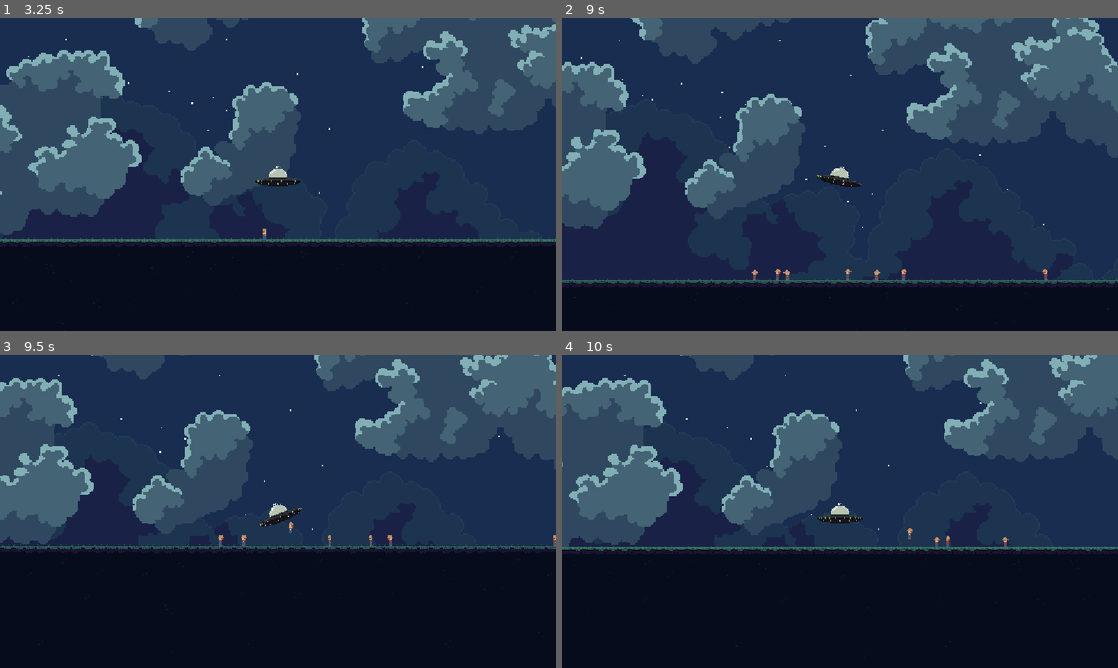
Above: before the commit, frames 1-4 (two rows, left to right).
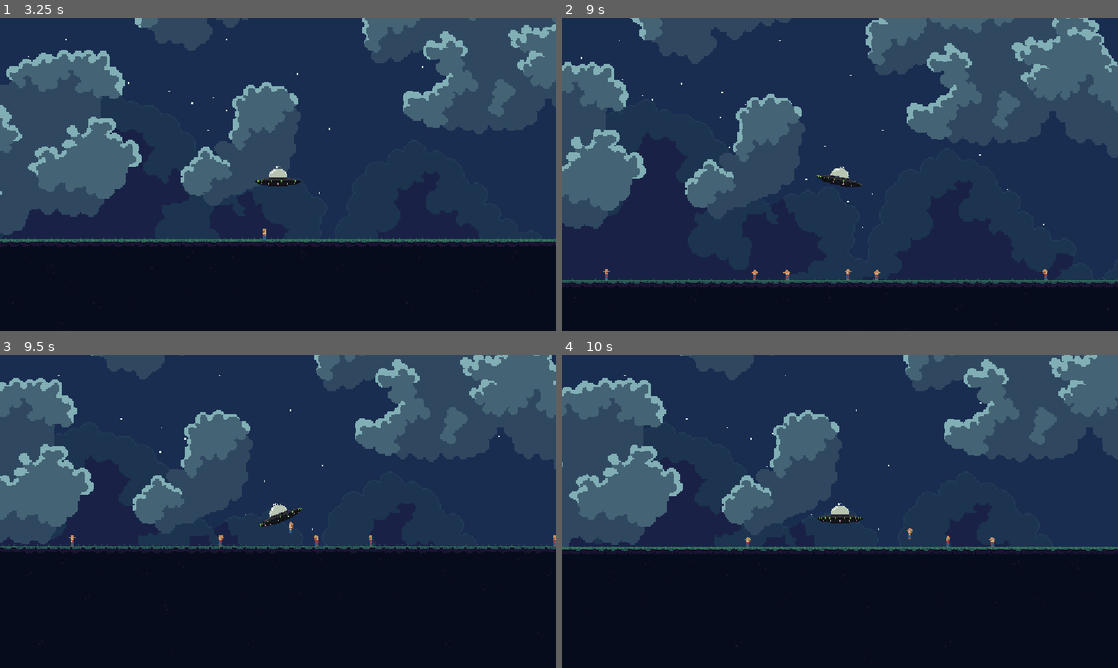
Above: after the commit, the same moments.

Repository: levilindsey/ld58
Game: Godot game, scene res://src/core/main.tscn
Same seed, same stepped clock (60 frames per second), same inputs: the game is played once before the commit and once after it. Sound files missing from this copy of the repository are replaced by a short silence.
Inputs:
- Up to frame 1 (3.25 s): tap Enter at 0.5 s; hold Right (ui_right) 0.53-1.28 s; tap P at 0.6, 2.1 s; tap Space (ui_select) at 0.77, 1.52, 3.02 s; hold Down (ui_down) 1.28-2.03 s; tap O at 1.35, 2.85 s; hold Right (ui_right) 2.03-2.78 s; hold Up (ui_up) from 2.78 s (still down)
- Up to frame 2 (9 s): release Up (ui_up) at 3.53 s; hold Left (ui_left) 3.53-5.03 s; tap P every 1.5 s from 3.6 to 8.1 s; tap Space (ui_select) at 3.77, 4.52, 6.02, 6.77, 7.52 s; tap O every 1.5 s from 4.35 to 8.85 s; hold Down (ui_down) 5.03-5.78 s; hold Right (ui_right) 5.78-6.53 s; hold Up (ui_up) 6.53-7.28 s; hold Right (ui_right) 7.28-8.03 s; hold Down (ui_down) 8.03-8.78 s; hold Left (ui_left) from 8.78 s (still down)
- Up to frame 3 (9.5 s): keep holding Left (ui_left); tap Space (ui_select) at 9.02 s
- Up to frame 4 (10 s): release Left (ui_left) at 9.53 s; hold Up (ui_up) from 9.53 s (still down); tap P at 9.6 s; tap Space (ui_select) at 9.77 s

Frame 1 is identical in both runs. In frame 2, less than 0.1% of the frame differs, in the area x 7-62%, y 80-84%; in frame 3, 0.1%, in the area x 12-71%, y 57-62%; in frame 4, less than 0.1%.
Error in both runs: Cannot call method 'get_texture' on a null value. (res://src/core/utils.gd:451)

Commit message:
More enemy teleport tweaks

Diff:
--- a/src/enemy/enemy.gd
+++ b/src/enemy/enemy.gd
@@ -64,7 +64,10 @@
 
 func _physics_process(delta: float) -> void:
     # Hacky catch-all fix to prevent falling-through-the-world edge-cases.
-    if global_position.y > 0.1:
+    if global_position.y > 1:
+        # Enemies get pushed under the floor when being beamed from an angle.
+        if not state == State.BEING_BEAMED:
+            push_warning("Enemy is below the floor")
         global_position.y = -0.01
 
     if state == State.BEING_BEAMED:
@@ -84,9 +87,9 @@
 
     # teleport the enemy if it is going to walk off the end of the map
     if not G.game_panel.is_shifting_chunks:
-        if velocity.x < 0 and position.x < G.game_panel.combined_level_chunk_bounds.position.x + 2:
+        if position.x < G.game_panel.combined_level_chunk_bounds.position.x + 2:
             position.x = G.game_panel.combined_level_chunk_bounds.end.x - 2
-        if velocity.x > 0 and position.x > G.game_panel.combined_level_chunk_bounds.end.x - 2:
+        if position.x > G.game_panel.combined_level_chunk_bounds.end.x - 2:
             position.x = G.game_panel.combined_level_chunk_bounds.position.x + 2
 
     # Detect when we start and stop contacting the floor.
--- a/src/player/player.gd
+++ b/src/player/player.gd
@@ -10,7 +10,7 @@
 const MAX_SPEED_WITH_BEAM_ACTIVE := 50
 const DEFAULT_GRAVITY := 0
 const GRAVITY_DELTA_PER_ENEMY := 100
-const SLIDE_ABDUCTEE_TOWARD_BEAM_CENTER_SPEED := 30
+const SLIDE_ABDUCTEE_TOWARD_BEAM_CENTER_SPEED := 50
 const SLIDE_ABDUCTEE_UP_BEAM_SPEED := 30
 
 
@@ -64,7 +64,7 @@
 
 func _slide_abductees_toward_beam_center(delta: float) -> void:
     for ped in pedestrians_in_beam:
-        if abs(ped.position.x) < 2:
+        if abs(ped.position.x) < 4:
             # Close enough.
             continue
         var slide_direction := Vector2.LEFT if ped.position.x > 0 else Vector2.RIGHT
@@ -156,7 +156,7 @@
     if body is Pedestrian:
         # Add pedestrian to dictionary to keep them unique. Value is meaningless
         pedestrians_in_beam[body] = true
-        body.reparent(%EnemiesInBeam)
+        body.call_deferred("reparent", %EnemiesInBeam)
         body.on_beam_start()
 
 
